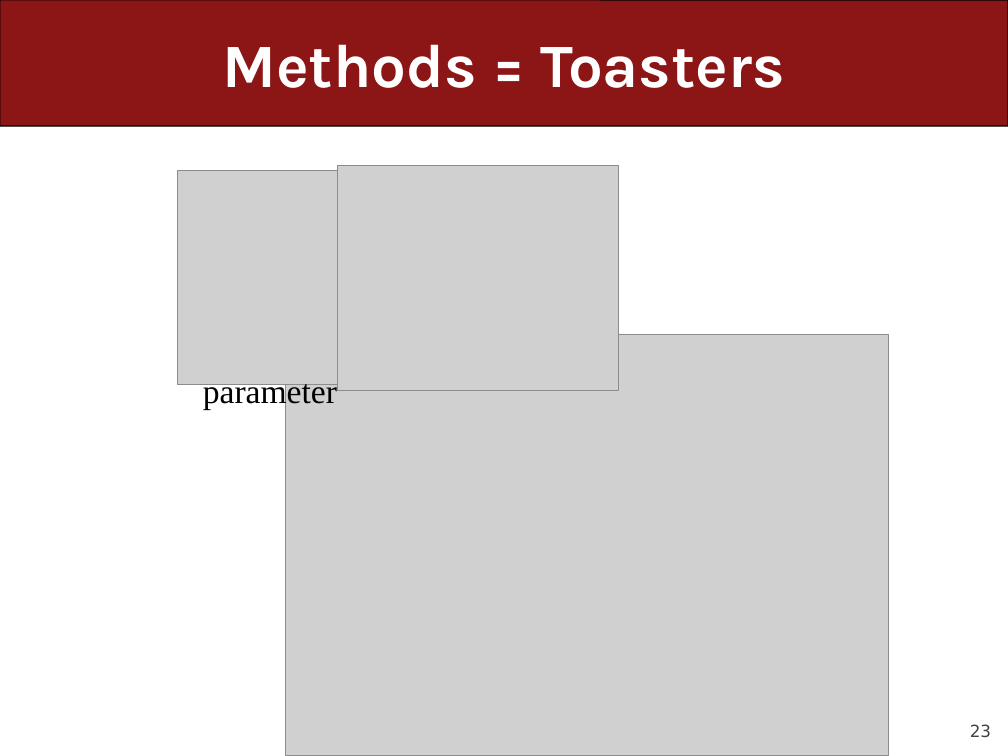
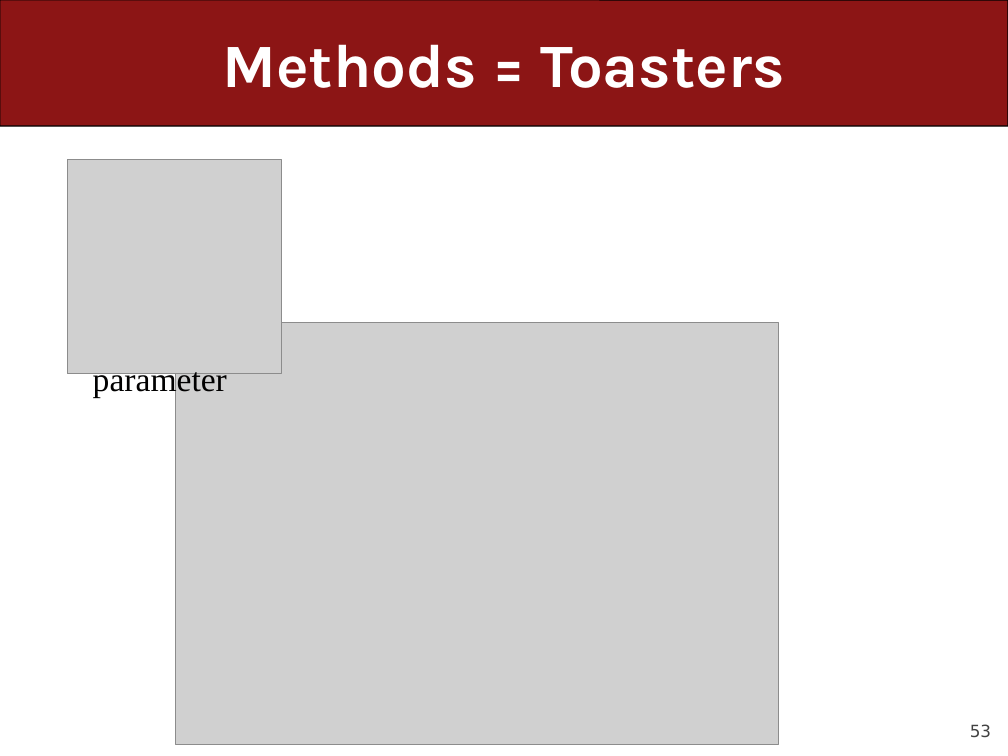
Before and after one commit to ckincaid17/cs106a-summer-2018, a slide deck: slide 53 of WWW/lectures/Lecture8/Lecture8.pptx (slide 23 before the commit). Drawn at 1008x756 pixels with LibreOffice and Linux fonts; fonts in the diff are those of the drawing; grey boxes stand for pictures. Boxes give left, top, right and bottom in pixels: in the first picture for what was removed or moved away, otherwise in the second. Text is boxed around its words. In the diff, an @@ line names an element or a change of style, - is before the commit and + after.

```diff
--- a/WWW/lectures/Lecture8/Lecture8.pptx
+++ b/WWW/lectures/Lecture8/Lecture8.pptx
@@ picture removed at (x1=337, y1=165, x2=618, y2=390) @@
@@ 2 pictures, 1 text moved together from (x1=177, y1=170, x2=888, y2=756) to (x1=68, y1=159, x2=778, y2=745) @@
@@ page number at (x1=970, y1=724, x2=991, y2=738): text changed @@
-23
+53
```
Also in this commit, not shown: 5 other slides changed, 17 slides added, 23 slides removed, 1 other file.
